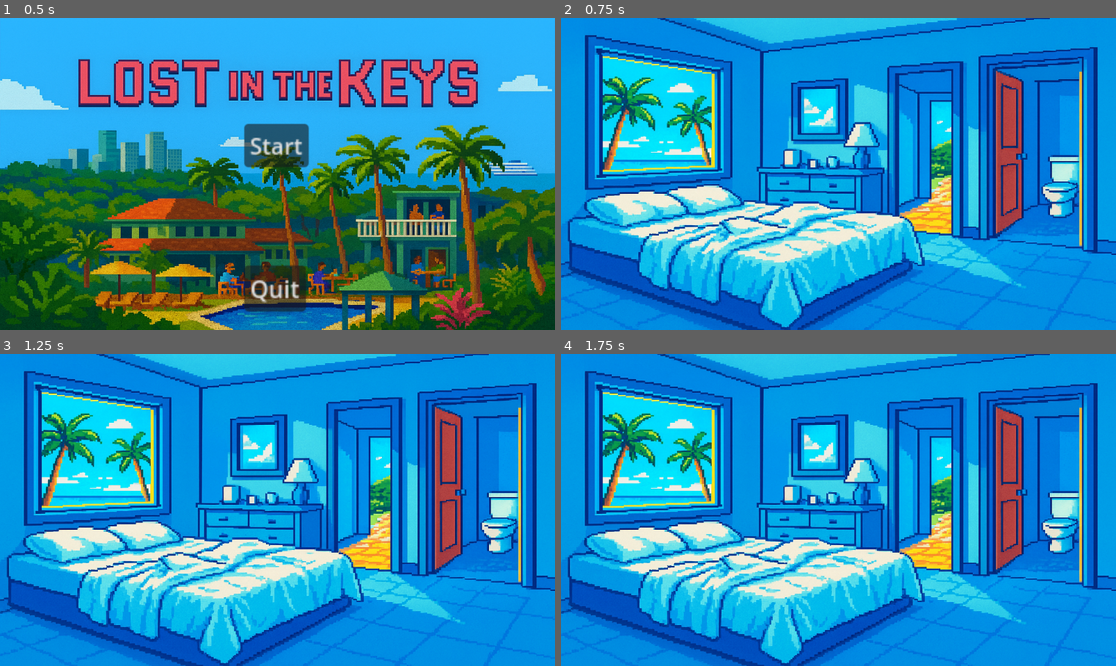
Above: before the commit, frames 1-4 (two rows, left to right).
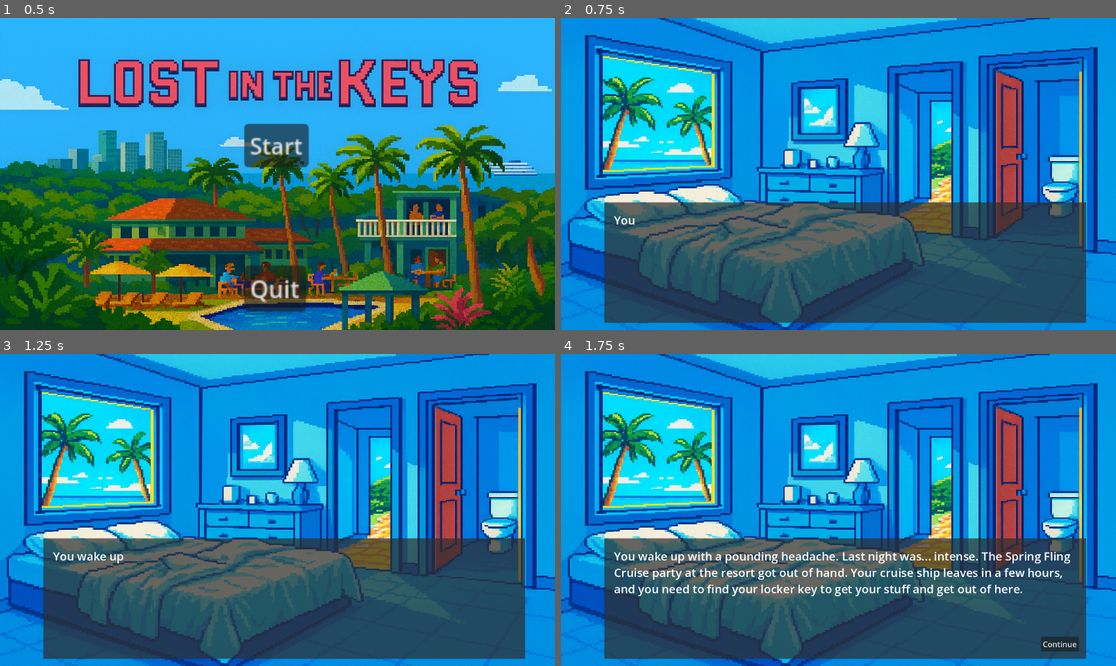
Above: after the commit, the same moments.

Repository: stylez2021/LostKeys
Game: Godot game, scene res://Scenes/main_menu.tscn
The game is run twice, just before and just after one commit, with the same random seed, the same clock (stepped at 60 frames per second) and the same inputs.
Inputs (mouse positions are in pixels of both pictures, inside the frame that each line leads up to):
- Up to frame 1 (0.5 s): no input
- Up to frame 2 (0.75 s): click "Start" at 0.5 s
- Up to frame 3 (1.25 s): no input
- Up to frame 4 (1.75 s): move the mouse to (960, 494) at 1.27 s; click (960, 494) at 1.42 s

Frame 1 is identical in both runs. In frame 2, 34% of the frame differs, in the area x 7-95%, y 59-98%; in frame 3, 34%; in frame 4, 34%.
Error before the commit: Attempt to call function 'hide' in base 'null instance' on a null instance. (res://rooms/room_1_resort_room.gd:8)

Commit message:
Finally got basic text boxes working in the game

Diff:
--- a/rooms/room_1_resort_room.gd
+++ b/rooms/room_1_resort_room.gd
@@ -5,23 +5,21 @@
 var first_visit: bool = true
 
 func _ready():
-	text_box.hide()
+	text_box.hide()  # Start hidden
+
+	# Connect the text_finished signal
+	text_box.text_finished.connect(_on_text_finished)
 
 	if first_visit:
 		show_opening_text()
 		first_visit = false
 
-	text_box.text_finished.connect(_on_text_finished)
-
 func show_opening_text():
+	print("show_opening_text called!")  # ADD THIS LINE
 	var opening_text = "You wake up with a pounding headache. Last night was... intense. The Spring Fling Cruise party at the resort got out of hand. Your cruise ship leaves in a few hours, and you need to find your locker key to get your stuff and get out of here."
 	text_box.show_text(opening_text)
 
 func _on_text_finished():
 	# Text box closed, player can now interact with room
-	enable_hotspots()
 	print("Player can now interact with the room")
-
-func enable_hotspots():
-	# We'll implement this when we add clickable hotspots
-	pass
+	# We'll add hotspot enabling here later
--- a/rooms/room_1_resort_room.tscn
+++ b/rooms/room_1_resort_room.tscn
@@ -1,7 +1,8 @@
-[gd_scene load_steps=3 format=3 uid="uid://di7csxt6j5jky"]
+[gd_scene load_steps=4 format=3 uid="uid://di7csxt6j5jky"]
 
 [ext_resource type="Script" uid="uid://bwe7nemhvuvba" path="res://rooms/room_1_resort_room.gd" id="1_o8sd7"]
 [ext_resource type="Texture2D" uid="uid://bxmj4c2072q40" path="res://Assets/Backgrounds/room1.png" id="1_odlbp"]
+[ext_resource type="PackedScene" uid="uid://q703k3clumb7" path="res://ui/text_box.tscn" id="3_xp2wb"]
 
 [node name="Room1_ResortRoom" type="Node2D"]
 script = ExtResource("1_o8sd7")
@@ -10,3 +11,9 @@
 scale = Vector2(0.755208, 0.633789)
 texture = ExtResource("1_odlbp")
 centered = false
+
+[node name="TextBox" parent="." instance=ExtResource("3_xp2wb")]
+offset_left = 590.0
+offset_top = 633.0
+offset_right = 590.0
+offset_bottom = 633.0
--- a/ui/text_box.gd
+++ b/ui/text_box.gd
@@ -11,44 +11,46 @@
 var typing: bool = false
 
 func _ready():
-	if continue_button:
-		continue_button.hide()
+	print("TextBox _ready called")
+	print("text_label node: ", text_label)
+	print("text_label type: ", text_label.get_class() if text_label else "NULL")
+	print("DialoguePanel children: ", $DialoguePanel.get_children())
+	continue_button.hide()
 
 func show_text(text: String):
+	print("show_text called with: ", text)  # ADD THIS
 	full_text = text
 	current_char = 0
 	text_label.text = ""
+	print("text_label exists: ", text_label != null)  # ADD THIS
 	show()
-	if continue_button:
-		continue_button.hide()
+	continue_button.hide()
 	typing = true
 	start_typing()
 
 func start_typing():
+	print("start_typing called, text length: ", full_text.length())
 	while current_char < full_text.length() and typing:
-		text_label.text += full_text[current_char]
+		# Instead of += let's rebuild the whole string
+		text_label.text = full_text.substr(0, current_char + 1)
+		print("Current text: ", text_label.text)
 		current_char += 1
-
-		# Auto-scroll to bottom
 		await get_tree().create_timer(typing_speed).timeout
-		text_label.scroll_to_line(text_label.get_line_count())
 
 	# Text finished typing
+	print("Typing finished!")
 	typing = false
-	if continue_button:
-		continue_button.show()
+	continue_button.show()
 
 func _on_continue_button_pressed():
 	text_finished.emit()
 	hide()
 
 func _input(event):
+	# Click anywhere to skip typing
 	if event is InputEventMouseButton and event.pressed and typing:
 		if current_char < full_text.length():
-			# Skip to end
 			text_label.text = full_text
 			current_char = full_text.length()
 			typing = false
-			text_label.scroll_to_line(text_label.get_line_count())
-			if continue_button:
-				continue_button.show()
+			continue_button.show()
--- a/ui/text_box.tscn
+++ b/ui/text_box.tscn
@@ -1,6 +1,9 @@
-[gd_scene load_steps=2 format=3 uid="uid://dvpv1e8uyuyfg"]
+[gd_scene load_steps=3 format=3 uid="uid://q703k3clumb7"]
 
-[ext_resource type="Script" uid="uid://bnqt5rjntpadg" path="res://ui/text_box.gd" id="1_7i4yi"]
+[ext_resource type="Script" uid="uid://2umujjhvw3y4" path="res://ui/text_box.gd" id="1_7i4yi"]
+
+[sub_resource type="StyleBoxFlat" id="StyleBoxFlat_7i4yi"]
+bg_color = Color(0.180392, 0.180392, 0.180392, 0.713726)
 
 [node name="TextBox" type="Control"]
 layout_mode = 3
@@ -12,14 +15,31 @@
 script = ExtResource("1_7i4yi")
 
 [node name="DialoguePanel" type="Panel" parent="."]
+custom_minimum_size = Vector2(1000, 250)
 layout_mode = 1
 anchors_preset = 12
 anchor_top = 1.0
 anchor_right = 1.0
 anchor_bottom = 1.0
-offset_top = -648.0
+offset_top = -223.0
 grow_horizontal = 2
 grow_vertical = 0
+theme_override_styles/panel = SubResource("StyleBoxFlat_7i4yi")
+
+[node name="TextLabel" type="RichTextLabel" parent="DialoguePanel"]
+layout_mode = 1
+anchors_preset = -1
+anchor_right = 1.0
+anchor_bottom = 1.0
+offset_left = 20.0
+offset_top = 20.0
+offset_right = -20.0
+offset_bottom = -20.0
+grow_horizontal = 2
+grow_vertical = 2
+theme_override_colors/default_color = Color(1, 1, 1, 1)
+theme_override_font_sizes/normal_font_size = 24
+metadata/_edit_use_anchors_ = true
 
 [node name="ContinueButton" type="Button" parent="DialoguePanel"]
 layout_mode = 1
@@ -28,22 +48,12 @@
 anchor_top = 1.0
 anchor_right = 1.0
 anchor_bottom = 1.0
-offset_left = -79.0
-offset_top = -31.0
+offset_left = -94.0
+offset_top = -46.0
+offset_right = -15.0
+offset_bottom = -15.0
 grow_horizontal = 0
 grow_vertical = 0
-text = "Continue
-"
-
-[node name="TextLabel" type="RichTextLabel" parent="DialoguePanel"]
-layout_mode = 1
-anchors_preset = 15
-anchor_right = 1.0
-anchor_bottom = 1.0
-grow_horizontal = 2
-grow_vertical = 2
-theme_override_font_sizes/normal_font_size = 32
-bbcode_enabled = true
-scroll_following = true
+text = "Continue"
 
 [connection signal="pressed" from="DialoguePanel/ContinueButton" to="." method="_on_continue_button_pressed"]
Not shown, changed: ui/text_box.gd.uid
